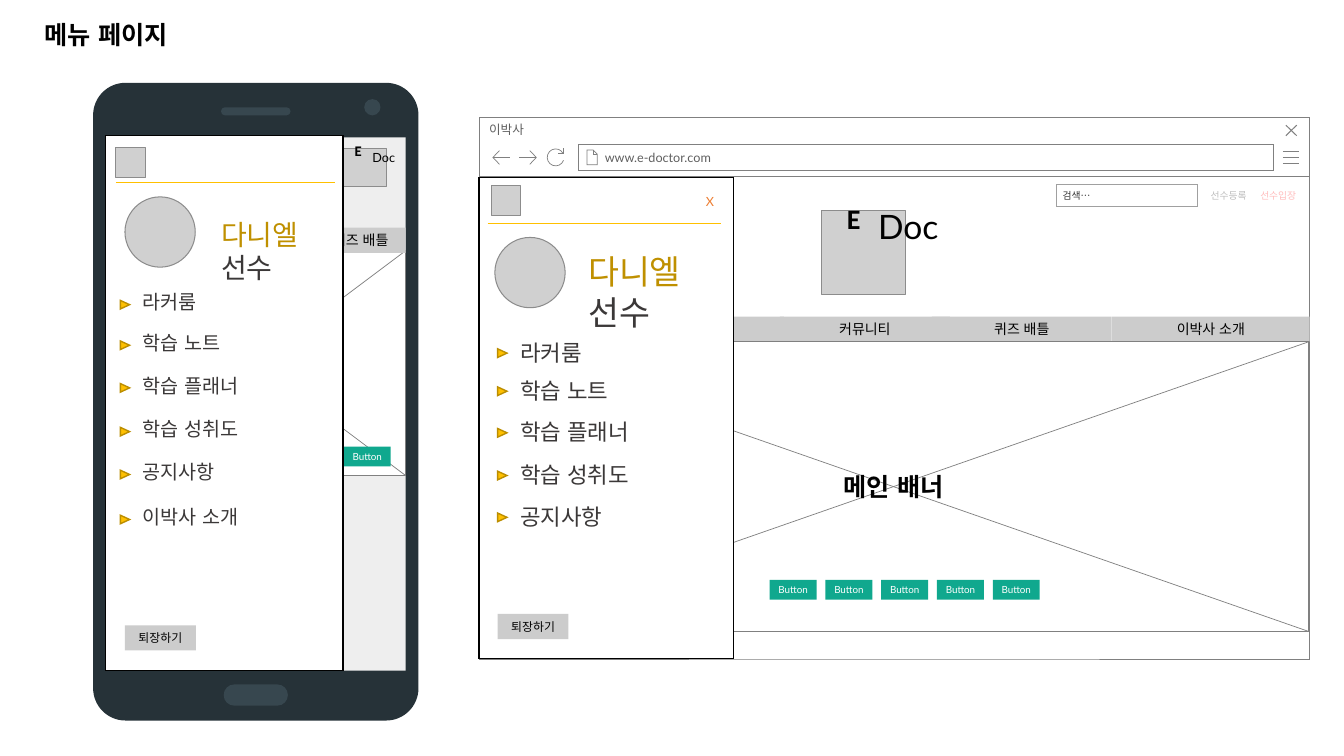
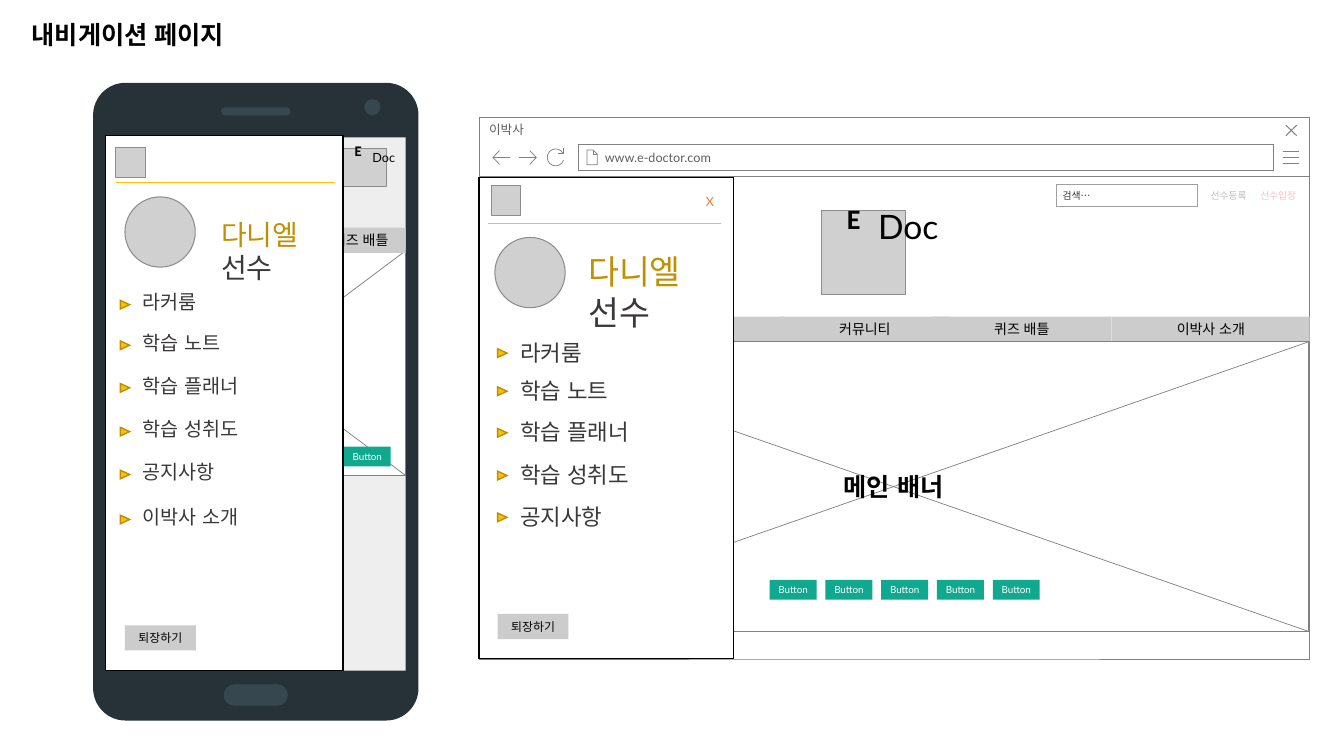
Before and after one commit to seehoonoh/my, a slide deck: slide 8 of 와이어프레임.pptx (slide 5 before the commit). Drawn at 1344x756 pixels with LibreOffice and Linux fonts; fonts in the diff are those of the drawing; grey boxes stand for pictures; background and template pictures are left out. Boxes give left, top, right and bottom in pixels: in the first picture for what was removed or moved away, otherwise in the second. Text is boxed around its words. In the diff, an @@ line names an element or a change of style, - is before the commit and + after.

```diff
--- a/와이어프레임.pptx
+++ b/와이어프레임.pptx
@@ text at (32, 23, 225, 47): text changed @@
-메뉴 페이지
+내비게이션 페이지
```
Also in this commit, not shown: 1 other slide changed, 8 slides added, 4 other files.
